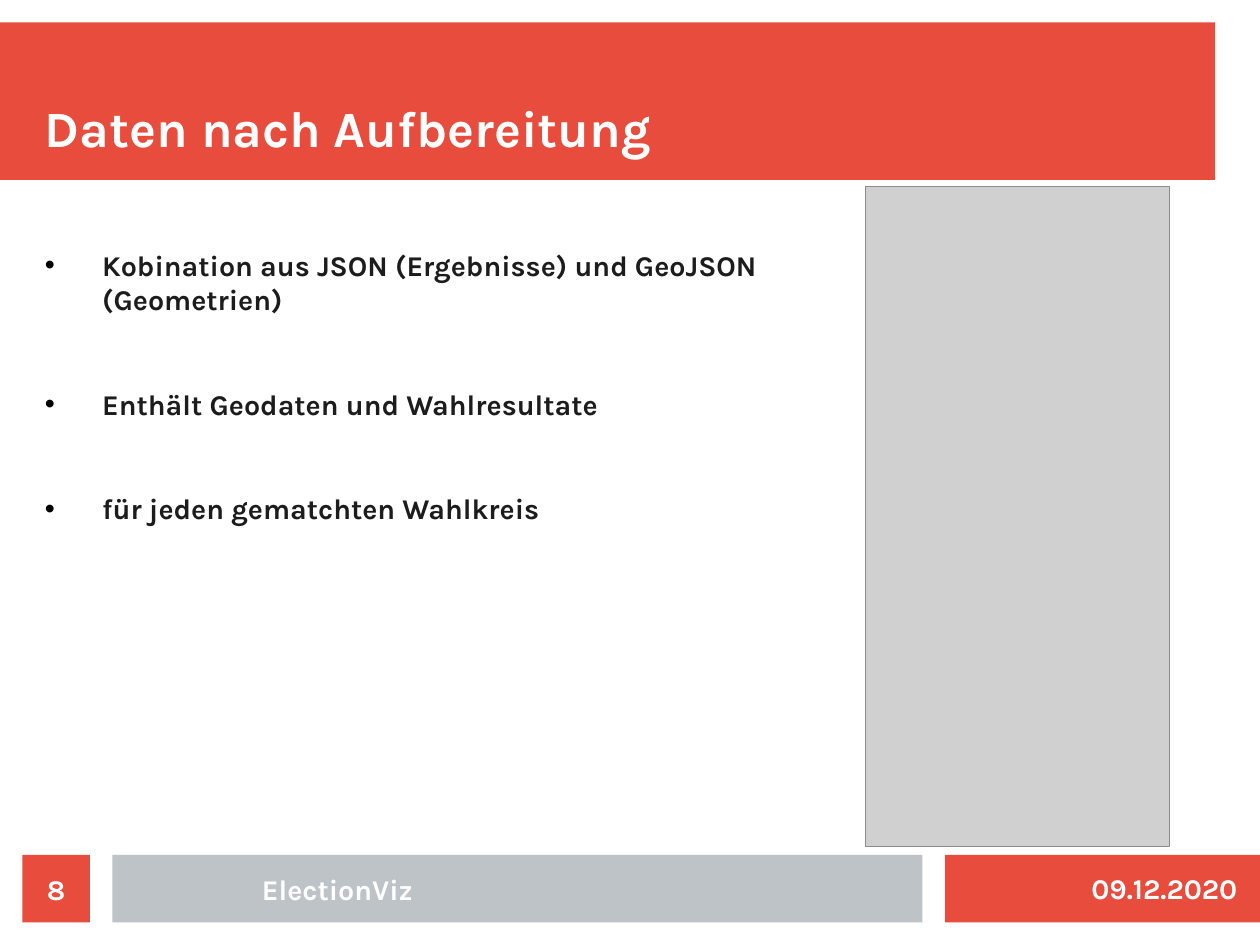
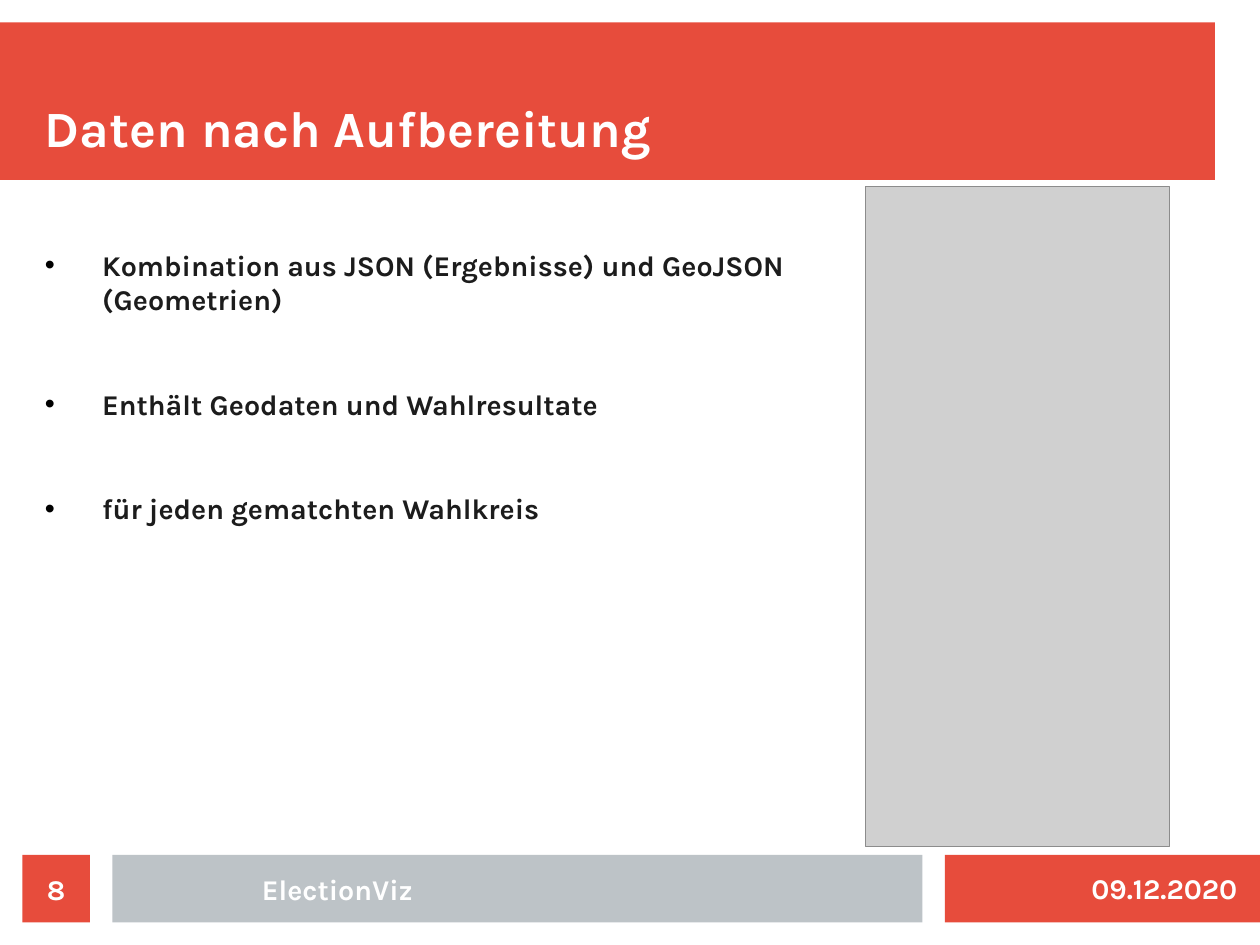
Before and after one commit to fziegner/election-visualization, a slide deck: slide 8 of slides_wcm_abschlusspraesentation.odp. Drawn at 1260x945 pixels with LibreOffice and Linux fonts; fonts in the diff are those of the drawing; grey boxes stand for pictures. Boxes give left, top, right and bottom in pixels: in the first picture for what was removed or moved away, otherwise in the second. Text is boxed around its words. In the diff, an @@ line names an element or a change of style, - is before the commit and + after.

```diff
--- a/slides_wcm_abschlusspraesentation.odp
+++ b/slides_wcm_abschlusspraesentation.odp
@@ text at [102, 254, 783, 313]: text changed @@
-• Kobination aus JSON (Ergebnisse) und GeoJSON (Geometrien)
+• Kombination aus JSON (Ergebnisse) und GeoJSON (Geometrien)
```
Also in this commit, not shown: 7 other slides changed.
